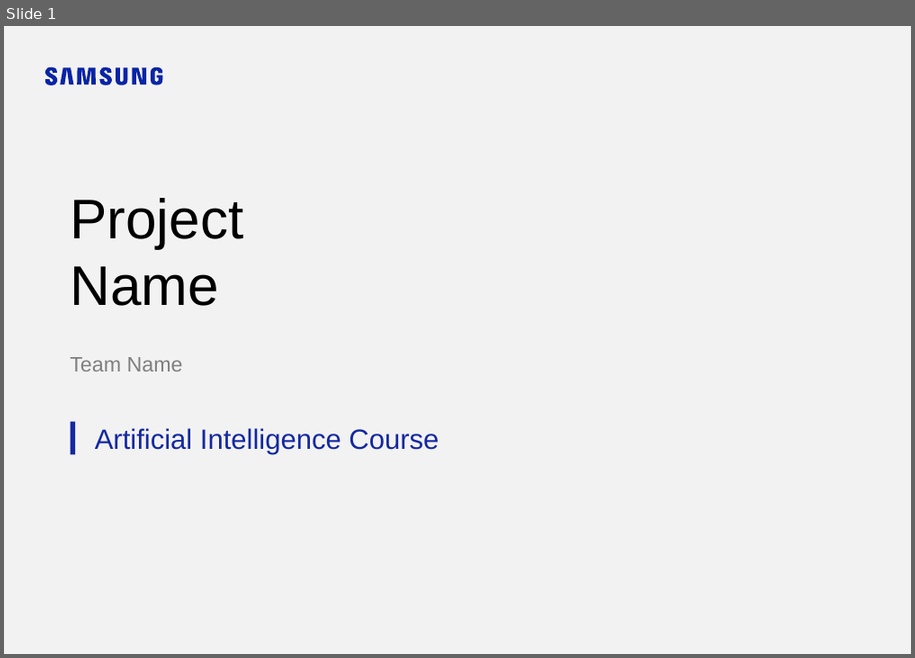
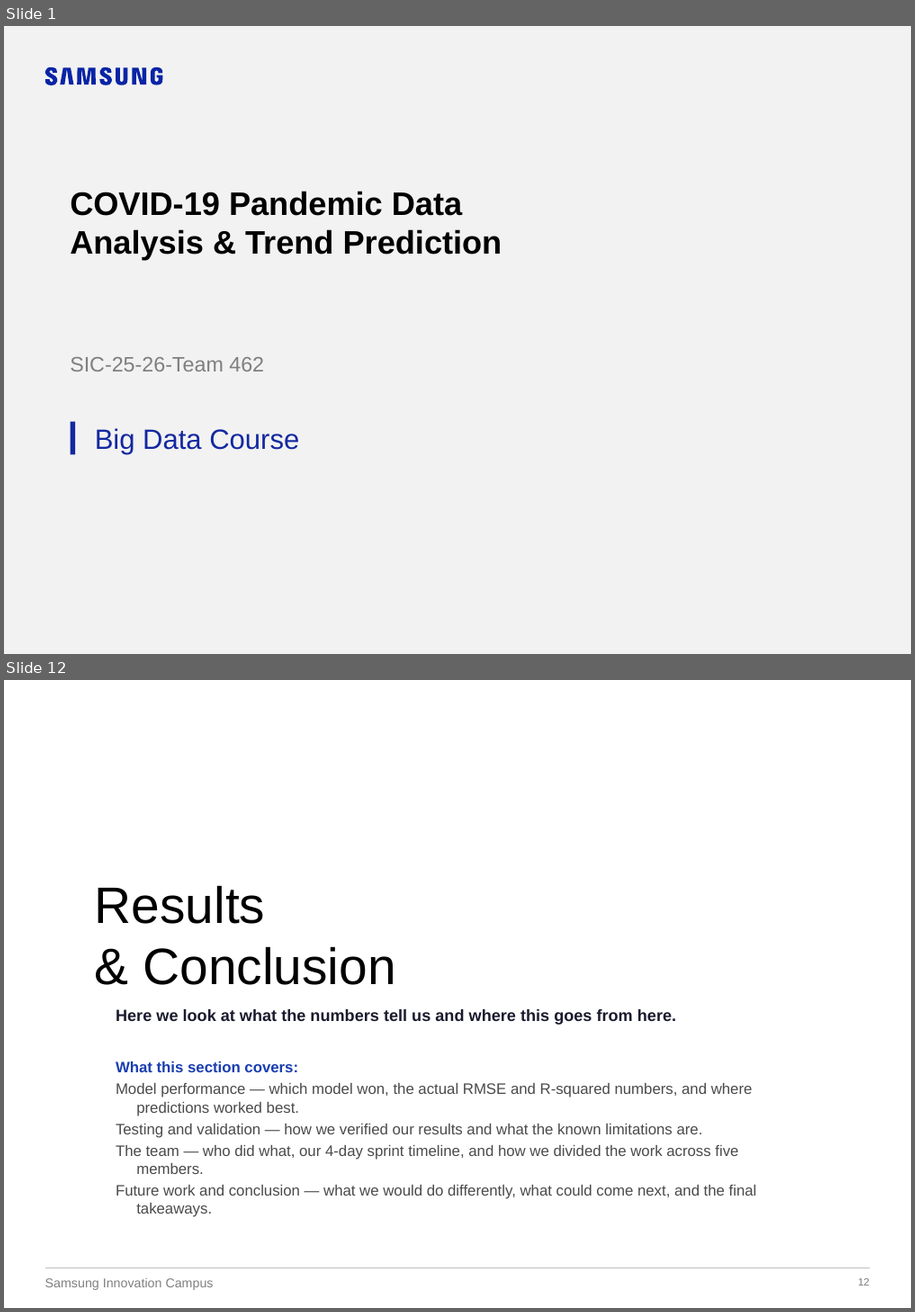
Before and after one commit to prabh9050/SIC-25-26-TEAM462, a slide deck: submission_template/4 Project Presentation.pptx. Shown one above the other, each under a label of ours: slide 1 before the commit, slides 1 and 12 after it; the slides between them are not shown. The pictures are 915x658 and 915x1312 pixels, drawn with LibreOffice and Linux fonts; fonts in the diff are those of the drawing; background and template pictures are left out. Boxes give left, top, right and bottom in pixels: in the first picture for what was removed or moved away, otherwise in the second. Text is boxed around its words. In the diff, an @@ line names an element or a change of style, - is before the commit and + after.

```diff
--- a/submission_template/4 Project Presentation.pptx
+++ b/submission_template/4 Project Presentation.pptx
@@ slide 12 added at [4,680,911,1308], background picture (left out) @@
@@ title added at [95,885,396,985], 44 pt, text #000000 @@
+Results
+& Conclusion
@@ text added at [116,1009,757,1217], 13 pt, text #4A4A4A @@
+Here we look at what the numbers tell us and where this goes from here.
+What this section covers:
+Model performance — which model won, the actual RMSE and R-squared numbers, and where predictions worked best.
+Testing and validation — how we verified our results and what the known limitations are.
+The team — who did what, our 4-day sprint timeline, and how we divided the work across five members.
+Future work and conclusion — what we would do differently, what could come next, and the final takeaways.
@@ line added from (45, 1269) to (869, 1269), #BFBFBF 0.75 pt @@
@@ text added at [45,1278,214,1290], 11 pt, text #7F7F7F @@
+Samsung Innovation Campus
@@ page number added at [858,1278,870,1286], 9 pt, text #7F7F7F @@
+12
@@ slide 1 changed as well @@
@@ title at [70,191,503,260]: text changed; size 48 to 28 pt; bold on @@
-Project
-Name
+COVID-19 Pandemic Data Analysis & Trend Prediction
@@ text at [70,357,264,372]: text changed @@
-Team Name
+SIC-25-26-Team 462
@@ text at [95,428,299,455]: text changed @@
-Artificial Intelligence Course
+Big Data Course
```
Also in this commit, not shown: 1 other slide changed, 16 other slides added, 2 slides removed, 3 other files.
